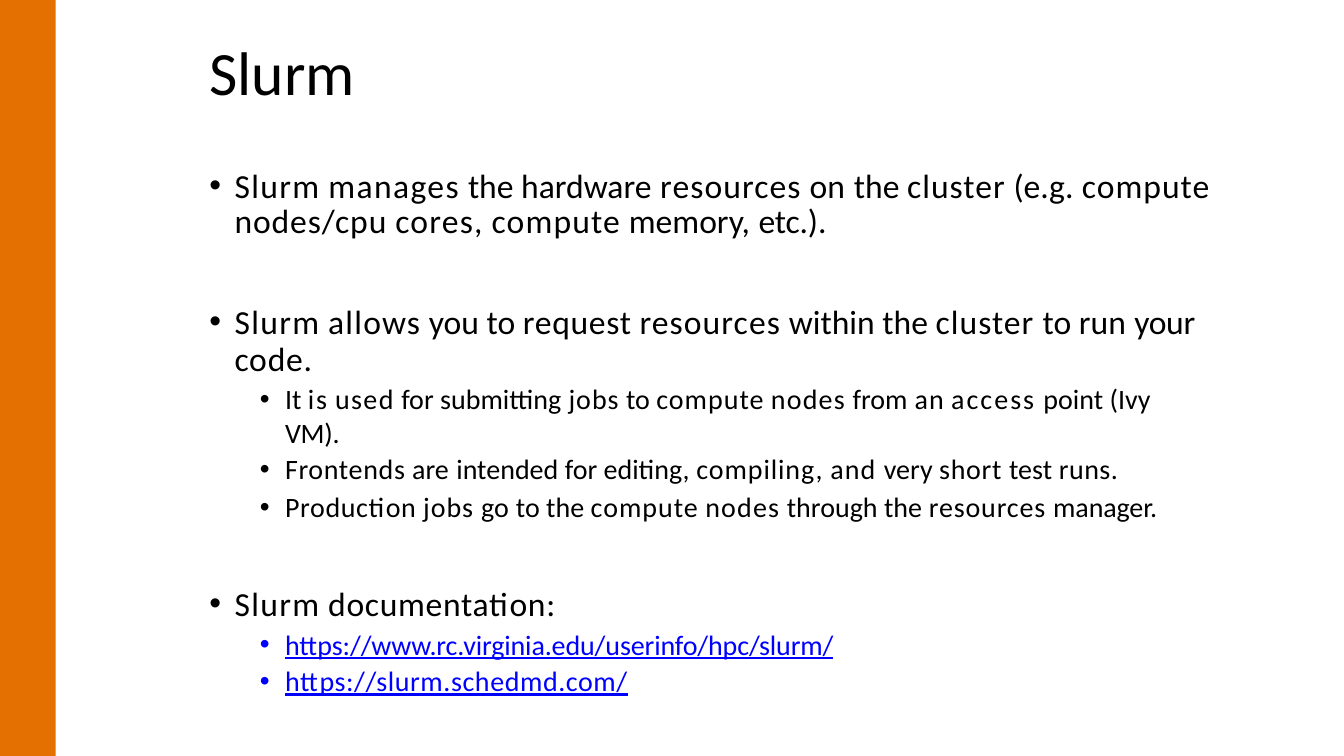
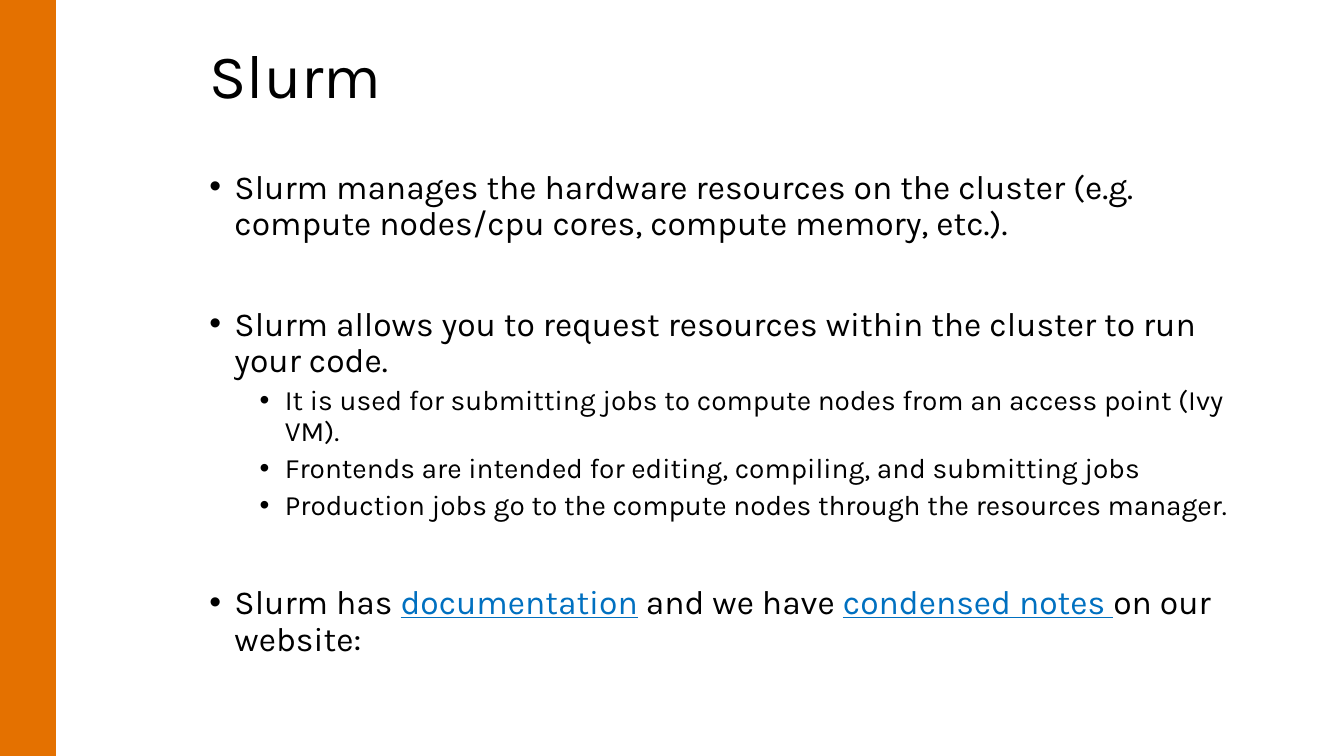
Before and after one commit to uvarc/rc-learning, a slide deck: slide 32 of content/notes/rio-intro/rio-intro.pptx (slide 22 before the commit). Drawn at 1344x756 pixels with LibreOffice and Linux fonts; fonts in the diff are those of the drawing; background and template pictures are left out. Boxes give left, top, right and bottom in pixels: in the first picture for what was removed or moved away, otherwise in the second. Text is boxed around its words. In the diff, an @@ line names an element or a change of style, - is before the commit and + after.

```diff
--- a/content/notes/rio-intro/rio-intro.pptx
+++ b/content/notes/rio-intro/rio-intro.pptx
@@ title "Slurm" at (x1=210, y1=56, x2=382, y2=99): font Calibri to Karla, letter spacing -0.1 to 0 pt; indent changed; line spacing 1 to 0.9; less space between paragraphs @@
@@ text at (x1=234, y1=174, x2=1227, y2=522): font Calibri to Karla in "Slurm manages the hardware resources on the ...", "Slurm allows you to request resources within ...", "It is used for submitting jobs to ...", "Production jobs go to the compute nodes ..."; letter spacing 0.9 to 0 pt in "Slurm cores,", "Slurm", "used"; letter spacing 1 to 0 pt in "manages"; letter spacing 0.8 to 0 pt in "resources cluster compute compute", "allows resources cluster", "jobs nodes", "jobs nodes"; letter spacing 0.7 to 0 pt in "nodes/cpu", "compute an", "compute"; letter spacing -0.1 to 0 pt in "etc.).", "manager."; letter spacing 0.5 to 0 pt in "request", "Production"; letter spacing -0.2 to 0 pt in "your", "VM)."; letter spacing 0.6 to 0 pt in "code.", "resources"; letter spacing 1.2 to 0 pt in "is"; letter spacing 1.4 to 0 pt in "access"; indent changed; line spacing 25.5pt to 0.9; more space between paragraphs; line spacing 26.3pt to 0.9; line spacing 1 to 0.9 @@
@@ text at (x1=285, y1=458, x2=1139, y2=485): text changed; font Calibri to Karla @@
-  • Frontends are intended for editing, compiling, and very short test runs.
+  • Frontends are intended for editing, compiling, and submitting jobs
@@ text at (x1=234, y1=591, x2=1211, y2=652): text changed; size 20 to 24 pt; font Calibri to Karla; text colour #0000FF to #000000 @@
-• Slurm documentation:
-  • https://www.rc.virginia.edu/userinfo/hpc/slurm/
-  • https://slurm.schedmd.com/
+• Slurm has documentation and we have condensed notes on our website:
```
Also in this commit, not shown: 26 other slides changed, 13 slides added, 3 slides removed, 1 other file.
